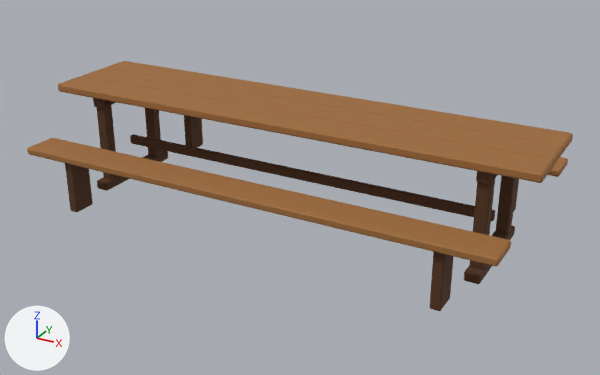
The glTF model web/public/assets/props/table.glb as it was, and as the next commit left it.
Camera for both pictures: a 50 mm camera at (3.12, -5.55, 3.0) aimed at (0.09, -0.05, 0.25). The axes (+X, +Y, +Z) are drawn at lower left. The lights are the same throughout. The picture after the commit comes second. Where no turn or scale is listed for an object, it has been applied to the vertices. Vertices at exactly the same position are counted once.

The first picture shows 'table_mesh'.
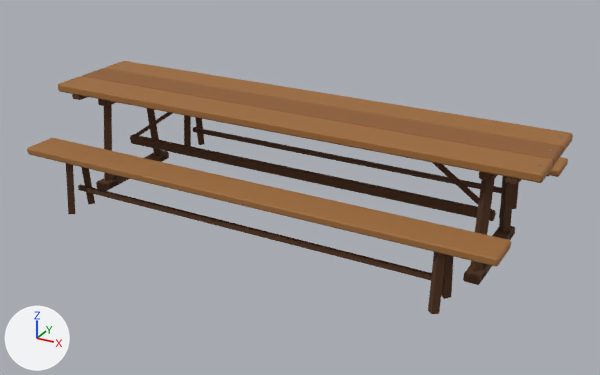
Boxes (x1, y1, x2, y2) around the edits, measured in the pictures (600 x 375 px; the box of a moved part takes in the faces that stretch with it):
'table_mesh', reshaped: before (27, 61, 573, 311); after (27, 61, 573, 314)
part 1 of me_table_mesh, moved or reshaped: before (93, 98, 117, 108); after (72, 94, 87, 100)
part 2 of me_table_mesh, moved or reshaped: before (476, 171, 497, 184); after (505, 177, 522, 185)
part 3 of me_table_mesh, moved or reshaped: before (97, 150, 168, 191); after (160, 155, 166, 162)
part 4 of me_table_mesh, moved or reshaped: before (65, 163, 93, 212); after (110, 181, 117, 188)
part 5 of me_table_mesh, moved or reshaped: before (464, 226, 515, 284); after (96, 150, 169, 191)
part 6 of me_table_mesh, moved or reshaped (mostly hidden afterwards): before (184, 115, 203, 148); after (98, 99, 117, 107)
part 7 of me_table_mesh, moved or reshaped (not visible afterwards): before (513, 179, 519, 212)
part 8 of me_table_mesh, moved or reshaped (not visible afterwards): before (429, 252, 454, 311)
part 9 of me_table_mesh, added (brown): after (463, 226, 515, 285)
part 10 of me_table_mesh, added: after (193, 127, 502, 193)
part 11 of me_table_mesh, added: after (78, 184, 432, 280)
part 12 of me_table_mesh, rebuilt: before (145, 108, 162, 156); after (146, 108, 161, 155)
part 13 of me_table_mesh, rebuilt (27% narrower): before (496, 176, 517, 234); after (499, 176, 514, 232)
part 14 of me_table_mesh, rebuilt (61% narrower): before (96, 101, 118, 179); after (104, 104, 112, 181)
part 15 of me_table_mesh, rebuilt: before (469, 175, 495, 270); after (470, 179, 495, 272)
part 16 of me_table_mesh, added: after (66, 112, 205, 214)
part 17 of me_table_mesh, added: after (428, 163, 519, 314)
part 18 of me_table_mesh, recoloured: (84, 68, 563, 161) in both

Edits to the bpy script that builds the scene:
```text
Add mat_wood_mid:
    mat_wood_mid = principled_material('wood_mid')
    mat_wood_mid.base_color = (0.274, 0.113, 0.0301)  # brown #8f5e30
    mat_wood_mid.roughness = 0.82
Change me_table_mesh:
    remove me_table_mesh.from_pydata(...)  # 576 vertices, 1080 faces; spans x -2.1..2.1, y -0.97..0.97, z 0.0..0.92
    add me_table_mesh.from_pydata(...)  # 834 vertices, 1492 faces; spans x -2.1..2.1, y -0.98..0.98, z 0.0..0.92
    me_table_mesh part 1: the loose piece of 32 vertices spanning x -1.75..-1.65, y -0.4..0.4, z 0.75..0.85 is scaled about its middle by (0.92, 1.1, 0.381), then moved by (-0.2, 0.0, 0.03)
    me_table_mesh part 2: the loose piece of 32 vertices spanning x 1.65..1.75, y -0.4..0.4, z 0.75..0.85 is scaled about its middle by (0.92, 1.1, 0.381), then moved by (0.2, 0.0, 0.03)
    me_table_mesh part 3: the loose piece of 32 vertices spanning x -1.76..-1.64, y -0.45..0.45, z 0.0..0.08 is scaled about its middle by (1, 0.124, 0.688), then moved by (0.0, 0.36, -0.01)
    me_table_mesh part 4: the loose piece of 32 vertices spanning x -1.64..-1.56, y -0.92..-0.72, z 0.0..0.46 is scaled about its middle by (1.55, 0.574, 0.0947), then moved by (-0.1, 0.46, -0.2)
    me_table_mesh part 5: the loose piece of 32 vertices spanning x 1.64..1.76, y -0.45..0.45, z 0.0..0.08 is moved by (-3.4, 0.0, 0.0)
    me_table_mesh part 6: the loose piece of 32 vertices spanning x -1.64..-1.56, y 0.72..0.92, z 0.0..0.46 is scaled about its middle by (1.25, 3.49, 0.184), then moved by (-0.1, -0.82, 0.57)
    me_table_mesh part 7: the loose piece of 32 vertices spanning x 1.56..1.64, y 0.72..0.92, z 0.0..0.46 is scaled about its middle by (1.55, 0.574, 0.0947), then moved by (0.1, -0.46, -0.2)
    me_table_mesh part 8: the loose piece of 32 vertices spanning x 1.56..1.64, y -0.92..-0.72, z 0.0..0.46 is scaled about its middle by (1.55, 0.574, 0.0947), then moved by (0.1, 0.46, -0.2)
    me_table_mesh part 9: the loose piece of 32 vertices spanning x 1.65..1.75, y -0.4..0.4, z 0.75..0.85 is copied, and the copy is scaled about its middle by (1.24, 1.15, 0.641), then moved by (0.0, 0.0, -0.77); it spans x 1.64..1.76, y -0.46..0.46, z 0.0..0.07
    me_table_mesh part 10: a new loose piece, a box spanning x -1.6..1.6, y 0.805..0.835, z 0.17..0.21, in mat_wood_dark (brown #543319)
    me_table_mesh part 11: a new loose piece, a box spanning x -1.6..1.6, y -0.835..-0.805, z 0.17..0.21, in mat_wood_dark (brown #543319)
    me_table_mesh part 12: the loose piece of 32 vertices spanning x -1.75..-1.65, y 0.27..0.37, z 0.0..0.85 is rebuilt with 8 vertices and now spans x -1.75..-1.66, y 0.22..0.4, z 0.03..0.86
    me_table_mesh part 13: the loose piece of 32 vertices spanning x 1.65..1.75, y 0.27..0.37, z 0.0..0.85 is rebuilt with 8 vertices and now spans x 1.66..1.75, y 0.22..0.4, z 0.03..0.86
    me_table_mesh part 14: the loose piece of 32 vertices spanning x -1.75..-1.65, y -0.37..-0.27, z 0.0..0.85 is rebuilt with 8 vertices and now spans x -1.75..-1.66, y -0.4..-0.22, z 0.03..0.86
    me_table_mesh part 15: the loose piece of 32 vertices spanning x 1.65..1.75, y -0.37..-0.27, z 0.0..0.85 is rebuilt with 8 vertices and now spans x 1.66..1.75, y -0.4..-0.22, z 0.03..0.86
    me_table_mesh part 16: 40 vertices added at x -1.71..-0.99, y -0.98..0.98, z 0.0..0.84
    me_table_mesh part 17: 40 vertices added at x 0.99..1.71, y -0.98..0.98, z 0.0..0.84
    me_table_mesh part 18: 42 faces spanning x -2.1..2.1, y -0.15..0.15, z 0.85..0.92 switch from mat_wood_top (brown #9e6b38) to mat_wood_mid (brown #8f5e30)
    other edits to the shape of me_table_mesh do not show in these pictures
    add me_table_mesh.materials.append(mat_bolt)  # grey #8c8f94
```
